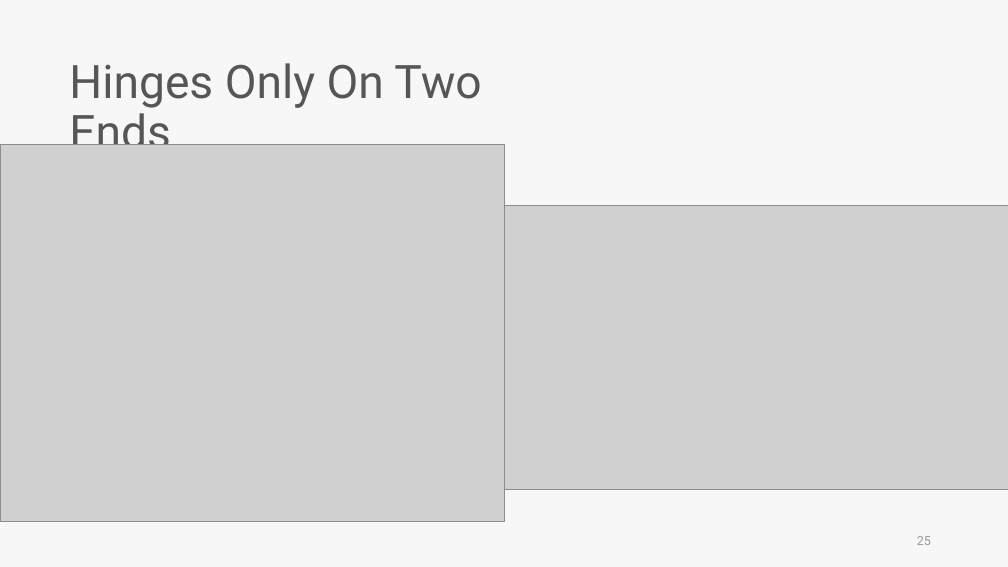
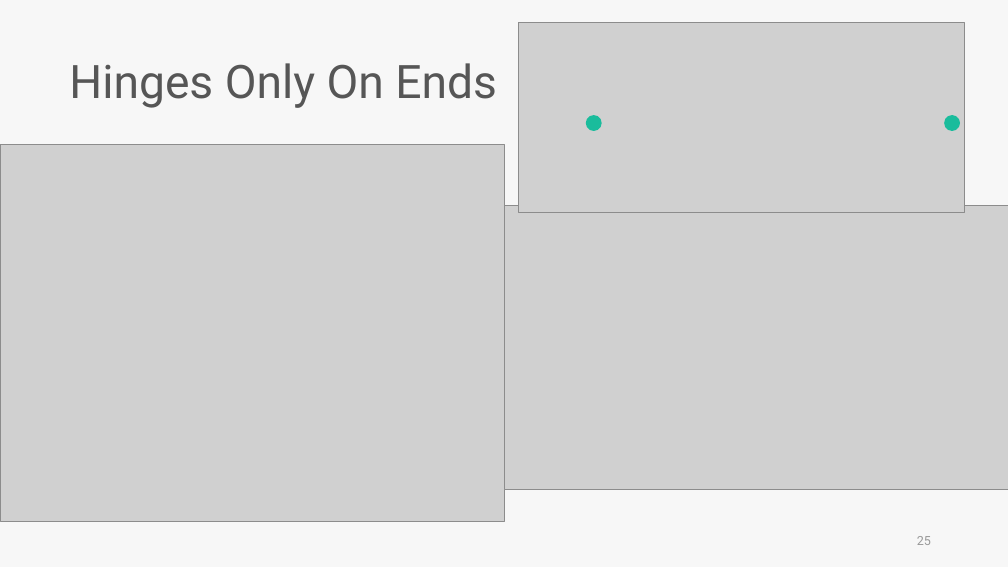
Before and after one commit to skyran1278/thesis, a slide deck: slide 25 of Meeting/20190516 Meeting/20190516 Meeting.pptx. Drawn at 1008x567 pixels with LibreOffice and Linux fonts; fonts in the diff are those of the drawing; grey boxes stand for pictures. Boxes give left, top, right and bottom in pixels: in the first picture for what was removed or moved away, otherwise in the second. Text is boxed around its words. In the diff, an @@ line names an element or a change of style, - is before the commit and + after.

```diff
--- a/Meeting/20190516 Meeting/20190516 Meeting.pptx
+++ b/Meeting/20190516 Meeting/20190516 Meeting.pptx
@@ picture added at [518,23,965,212] @@
@@ text at [69,63,497,108]: text changed @@
-Hinges Only On Two Ends
+Hinges Only On Ends
@@ ellipse added at [586,115,602,131], fill #1ABC9C @@
@@ ellipse added at [944,115,960,131], fill #1ABC9C @@
```
Also in this commit, not shown: 3 other slides changed.
